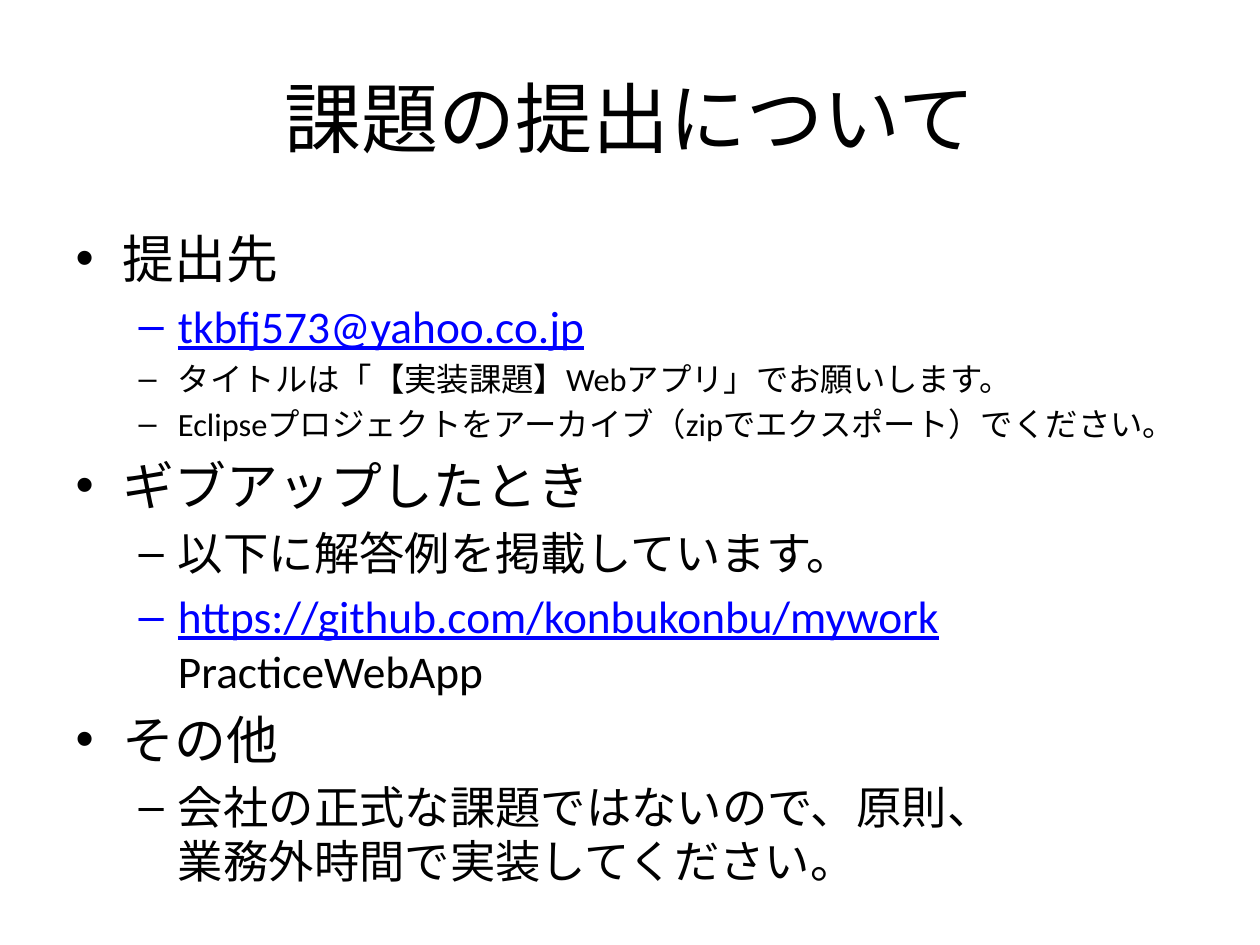
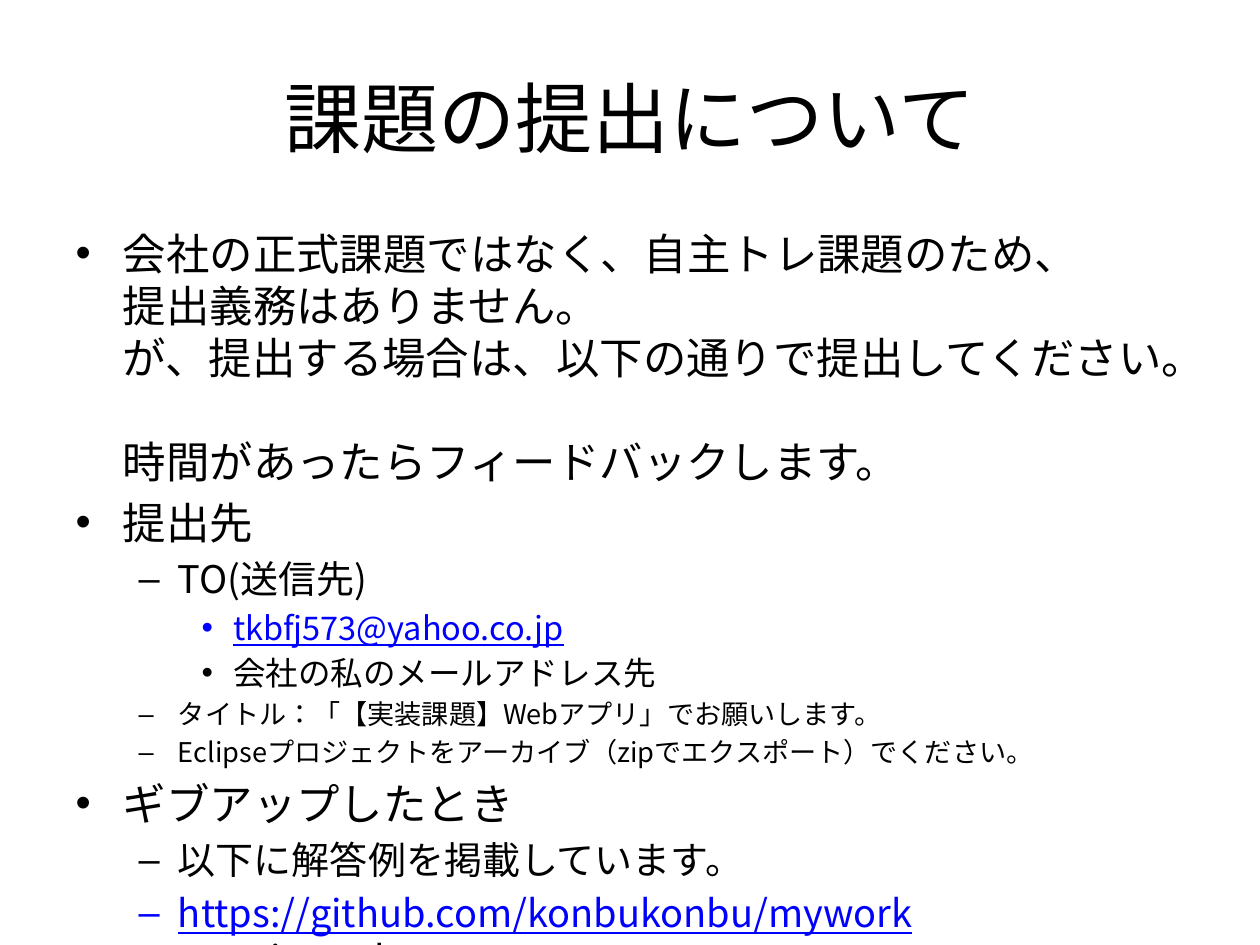
Before and after one commit to konbukonbu/mywork, a slide deck: slide 11 of PracticeWebApp/WebContent/WEB-INF/document/OJT課題の仕様書.pptx. Drawn at 1260x945 pixels with LibreOffice and Linux fonts; fonts in the diff are those of the drawing. Boxes give left, top, right and bottom in pixels: in the first picture for what was removed or moved away, otherwise in the second. Text is boxed around its words. In the diff, an @@ line names an element or a change of style, - is before the commit and + after.

```diff
--- a/PracticeWebApp/WebContent/WEB-INF/document/OJT課題の仕様書.pptx
+++ b/PracticeWebApp/WebContent/WEB-INF/document/OJT課題の仕様書.pptx
@@ text at box(123, 233, 1205, 482): paragraph added @@
+• 会社の正式課題ではなく、自主トレ課題のため、
+  提出義務はありません。
+  が、提出する場合は、以下の通りで提出してください。
+  時間があったらフィードバックします。
@@ text at box(123, 502, 1033, 937): size 29.6 to 24.8 pt in "提出先", "ギブアップしたとき"; font Calibri to Noto Sans CJK JP in "提出先", "tkbfj573@yahoo.co.jp", "Eclipseプロジェクトをアーカイブ（zipでエクスポート）でください。", "ギブアップしたとき" and 2 more places; size 25.9 to 18.6 pt in "tkbfj573@yahoo.co.jp"; size 18.5 to 15.5 pt in "Eclipseプロジェクトをアーカイブ（zipでエクスポート）でください。"; size 25.9 to 21.7 pt in "以下に解答例を掲載しています。", "https://github.com/konbukonbu/mywork PracticeWebApp"; bullet – to •; list level 2 to 3 in "tkbfj573@yahoo.co.jp" @@
@@ text at box(178, 561, 368, 601): paragraph added @@
+  – TO(送信先)
@@ text at box(178, 657, 881, 727): text changed; size 18.5 to 15.5 pt; font Calibri to Noto Sans CJK JP @@
-  – タイトルは「【実装課題】Webアプリ」でお願いします。
+    • 会社の私のメールアドレス先
+  – タイトル：「【実装課題】Webアプリ」でお願いします。
@@ text at box(123, 715, 992, 882): paragraphs removed @@
-• その他
-  – 会社の正式な課題ではないので、原則、
-    業務外時間で実装してください。
```
Also in this commit, not shown: 3 other slides changed.
